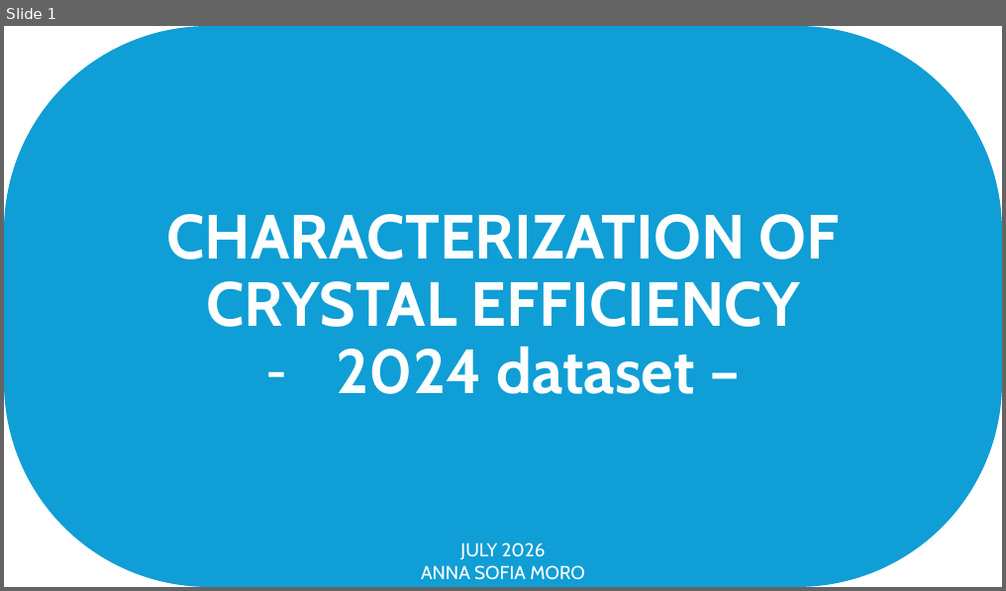
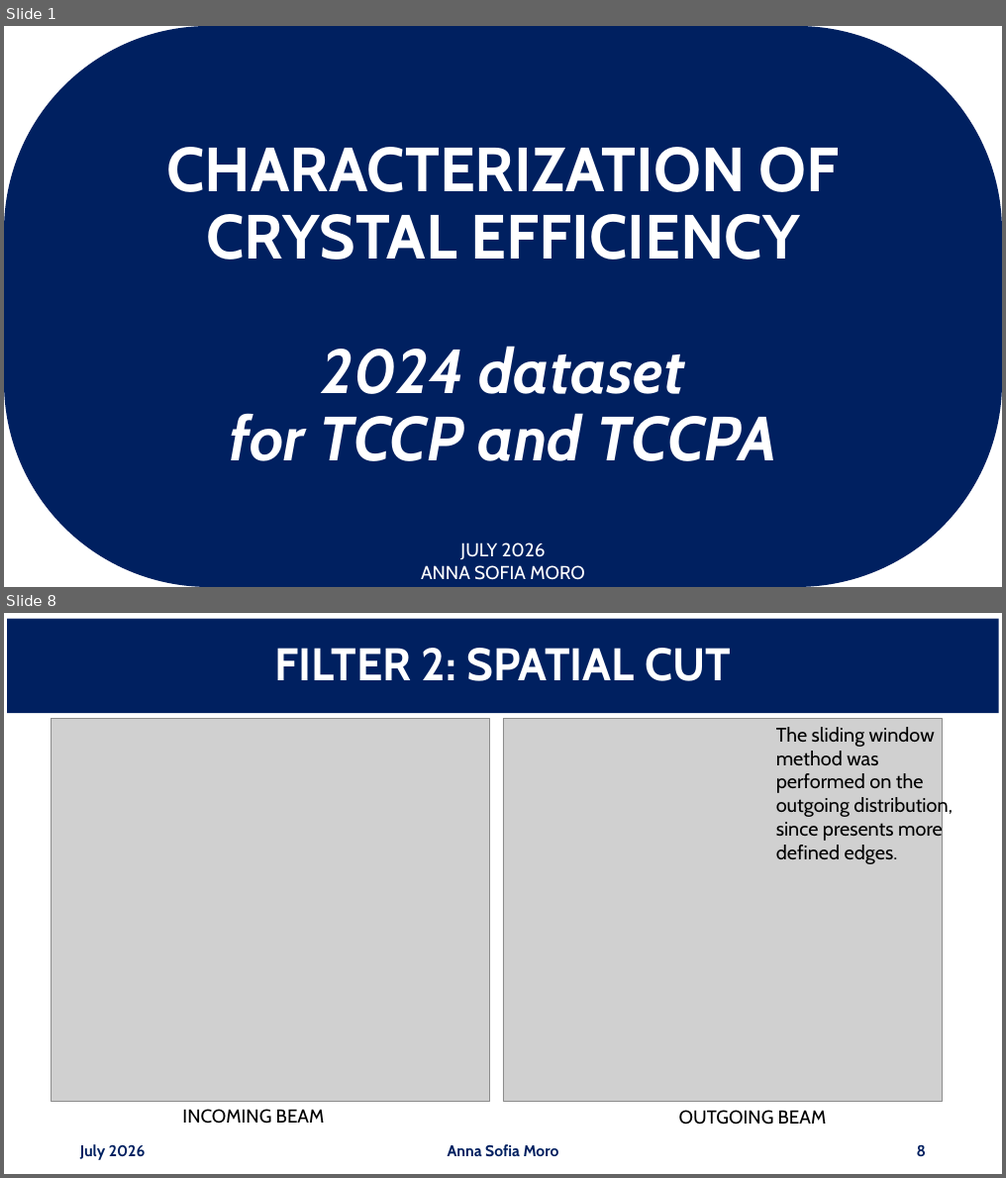
Before and after one commit to annaasofia/tesi, a slide deck: slides/week2.pptx. Shown one above the other, each under a label of ours: slide 1 before the commit, slides 1 and 8 after it; the slides between them are not shown. The pictures are 1006x591 and 1006x1178 pixels, drawn with LibreOffice and Linux fonts; fonts in the diff are those of the drawing; grey boxes stand for pictures. Boxes give left, top, right and bottom in pixels: in the first picture for what was removed or moved away, otherwise in the second. Text is boxed around its words. In the diff, an @@ line names an element or a change of style, - is before the commit and + after.

```diff
--- a/slides/week2.pptx
+++ b/slides/week2.pptx
@@ slide 8 added at <box>4,613,1002,1174</box>, background #FFFFFF @@
@@ title added at <box>7,619,999,713</box>, fill #002060, 44 pt, text #FFFFFF, bold @@
+FILTER 2: SPATIAL CUT
@@ picture added at <box>51,719,489,1102</box> @@
@@ picture added at <box>503,719,943,1102</box> @@
@@ text added at <box>776,727,952,864</box>, 19 pt, text #000000 @@
+The sliding window method was performed on the outgoing distribution, since presents more defined edges.
@@ text added at <box>182,1109,325,1124</box>, 18 pt, text #000000 @@
+INCOMING BEAM
@@ text added at <box>679,1110,827,1125</box>, 18 pt, text #000000 @@
+OUTGOING BEAM
@@ text added at <box>80,1145,146,1160</box>, 15 pt, text #002060, bold @@
+July 2026
@@ text added at <box>448,1145,559,1157</box>, 15 pt, text #002060, bold @@
+Anna Sofia Moro
@@ page number added at <box>917,1145,926,1157</box>, 15 pt, text #002060, bold @@
+8
@@ slide 1 changed as well @@
@@ rounded rectangle "CHARACTERIZATION OF CRYSTAL EFFICIENCY" at <box>4,26,1002,587</box>: fill #0F9ED5 to #002060 @@
@@ text in rounded rectangle at <box>229,346,776,462</box>: text changed; italic on @@
-– 2024 dataset –
+2024 dataset
+for TCCP and TCCPA
```
Also in this commit, not shown: 2 other slides changed, 12 other slides added, 1 other file.
